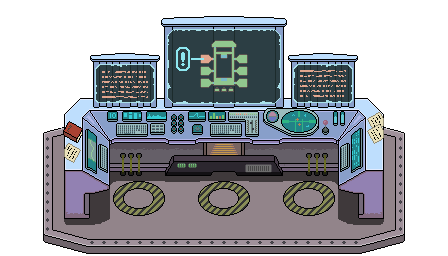
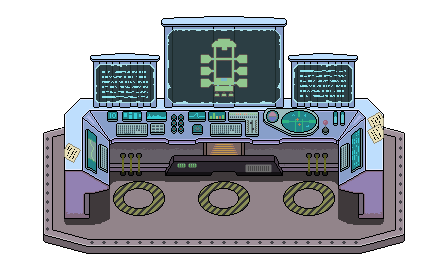
The second 448 × 256 image is a revision of the first. Changes to its layers:
hid "ship_impacted", painted on it over [102,38,346,98]
hid "book" over [63,121,82,143]
showed "ship_ok", painted on it over [102,38,346,98]
